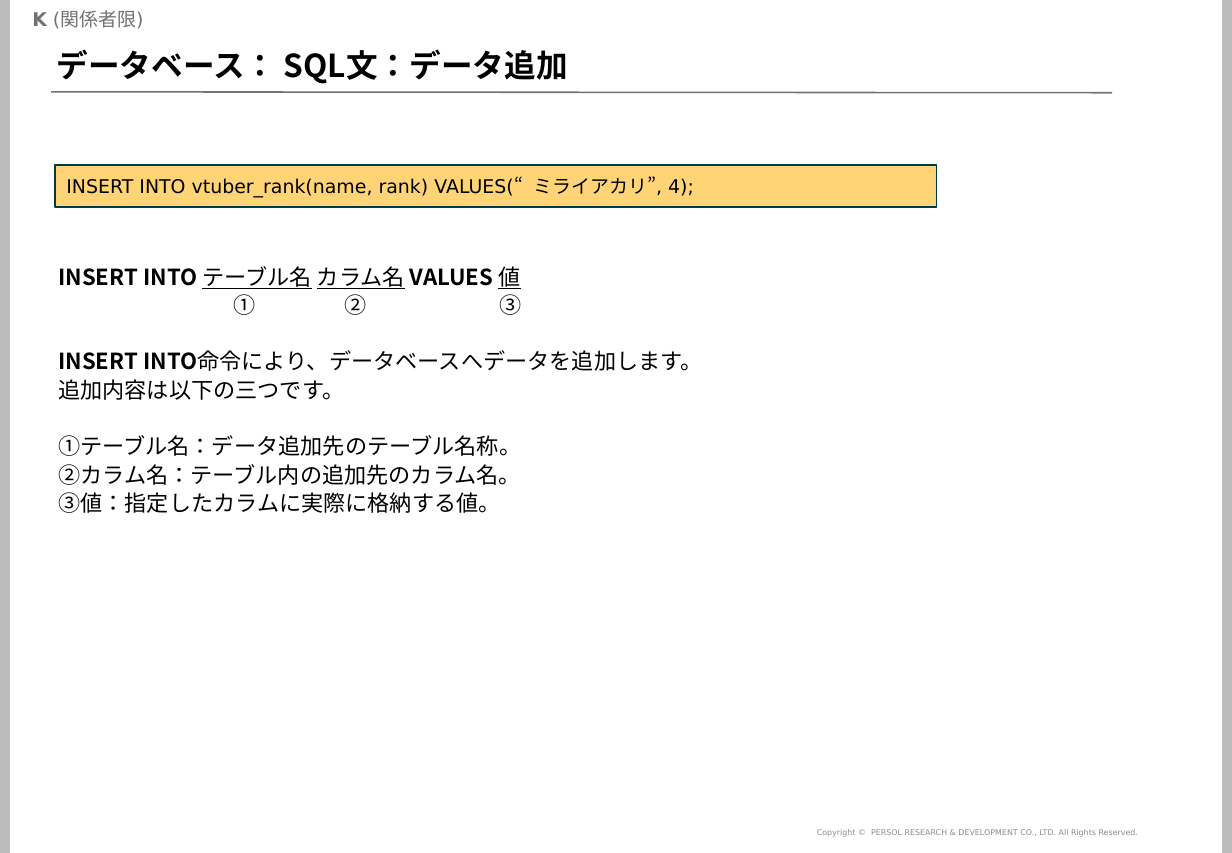
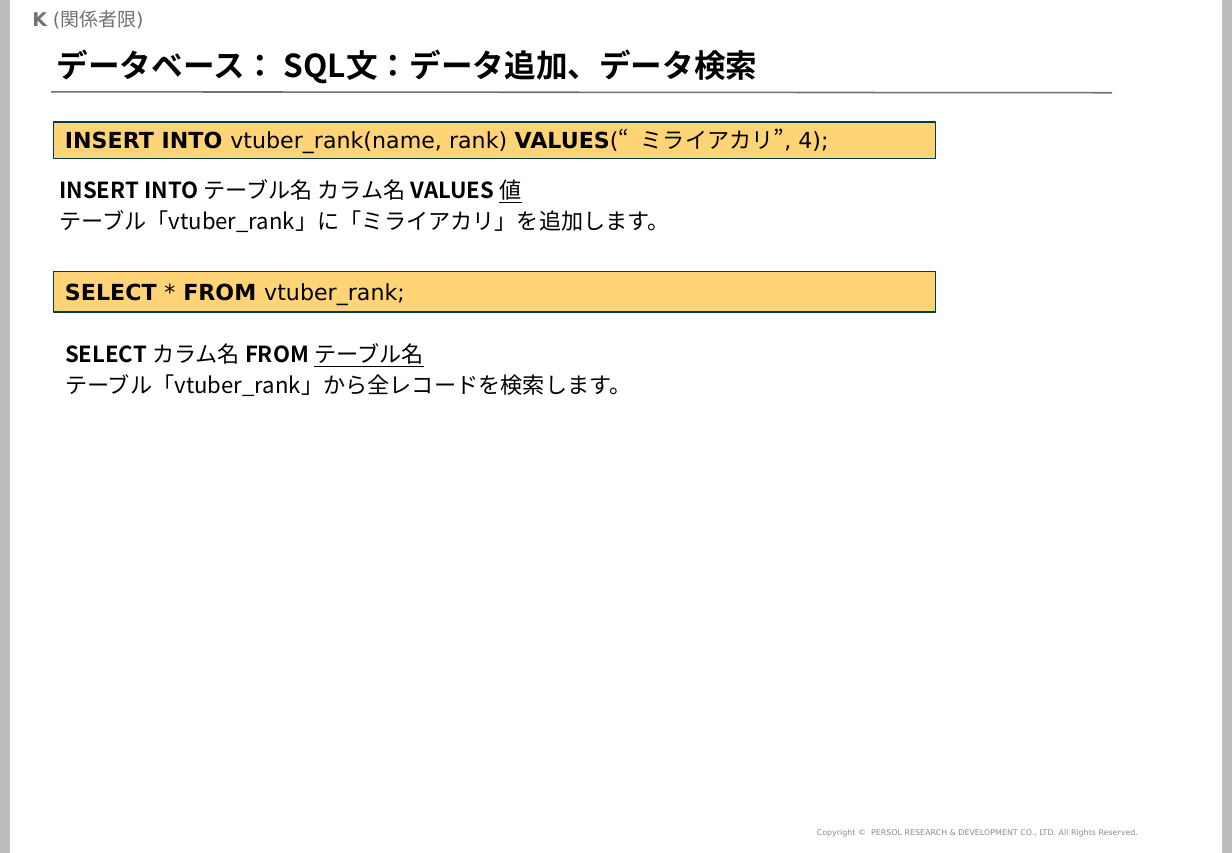
Before and after one commit to mogrodown/python_session, a slide deck: slide 45 of doc/python中級講座_2020.pptx (slide 43 before the commit). Drawn at 1232x853 pixels with LibreOffice and Linux fonts; fonts in the diff are those of the drawing; background and template pictures are left out. Boxes give left, top, right and bottom in pixels: in the first picture for what was removed or moved away, otherwise in the second. Text is boxed around its words. In the diff, an @@ line names an element or a change of style, - is before the commit and + after.

```diff
--- a/doc/python中級講座_2020.pptx
+++ b/doc/python中級講座_2020.pptx
@@ title at [57, 49, 758, 84]: text changed @@
-データベース： SQL文：データ追加
+データベース： SQL文：データ追加、データ検索
@@ rectangle "INSERT INTO vtuber_rank(name, rank) VALUES(“ミライアカリ”, ...": place and size @@
-rectangle "INSERT INTO vtuber_rank(name, rank) VALUES(“ミライアカリ”, ..." at [55, 165, 936, 207]
+rectangle "INSERT INTO vtuber_rank(name, rank) VALUES(“ミライアカリ”, ..." at [53, 122, 935, 158]
@@ rectangle "INSERT INTO vtuber_rank(name, rank) VALUES(“ミライアカリ”, ..." at [53, 122, 935, 158]: size 12 to 14 pt; bold on in "INSERT INTO VALUES(“ミライアカリ”," @@
@@ text "INSERT INTO テーブル名 カラム名 VALUES ...": place and size @@
-text "INSERT INTO テーブル名 カラム名 VALUES ..." at [58, 266, 703, 513]
+text "INSERT INTO テーブル名 カラム名 VALUES ..." at [59, 179, 670, 232]
@@ text at [59, 179, 521, 203]: underline off in "テーブル名 カラム名"; line spacing 0.9 to 1 @@
@@ text at [59, 210, 670, 232]: text changed @@
-① ② ③
-INSERT INTO命令により、データベースへデータを追加します。
-追加内容は以下の三つです。
-①テーブル名：データ追加先のテーブル名称。
-②カラム名：テーブル内の追加先のカラム名。
-③値：指定したカラムに実際に格納する値。
+テーブル「vtuber_rank」に「ミライアカリ」を追加します。
@@ rectangle added at [53, 272, 935, 313], fill #FFD477, outline #003C4A 0.75 pt, 14 pt, text #000000 @@
+SELECT * FROM vtuber_rank;
@@ text added at [65, 343, 631, 396], 14 pt, text #000000 @@
+SELECT カラム名 FROM テーブル名
+テーブル「vtuber_rank」から全レコードを検索します。
```
Also in this commit, not shown: 29 other slides changed, 6 slides added, 2 slides removed, 6 other files.
